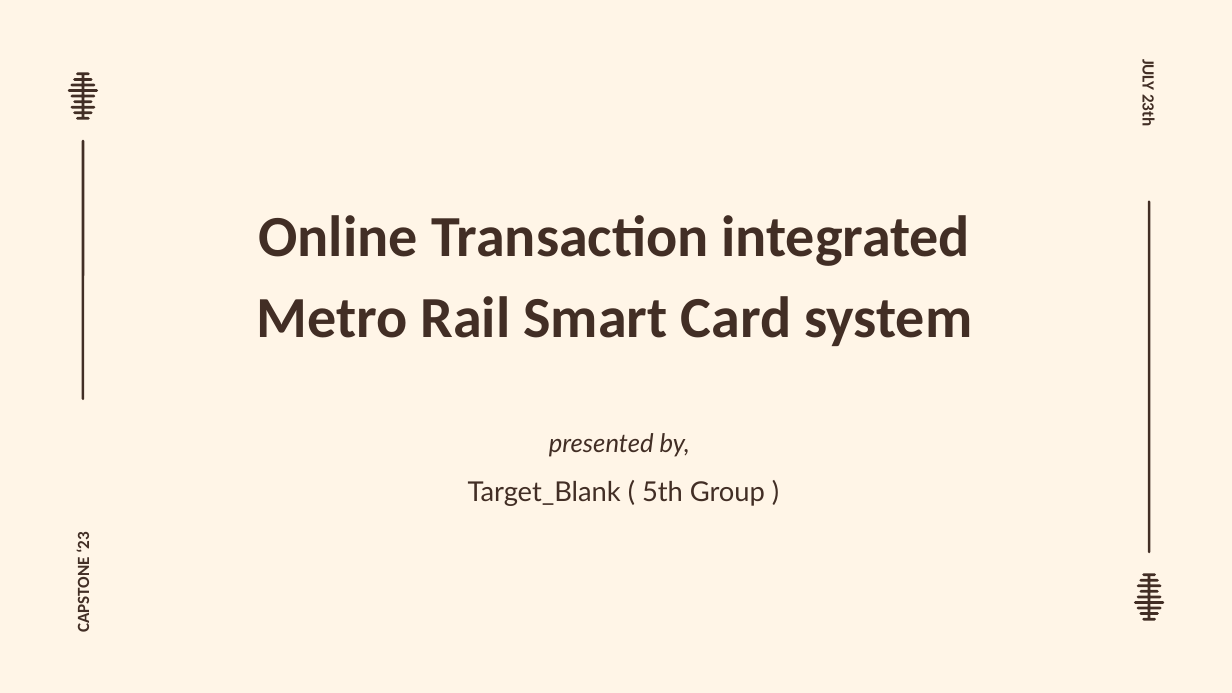
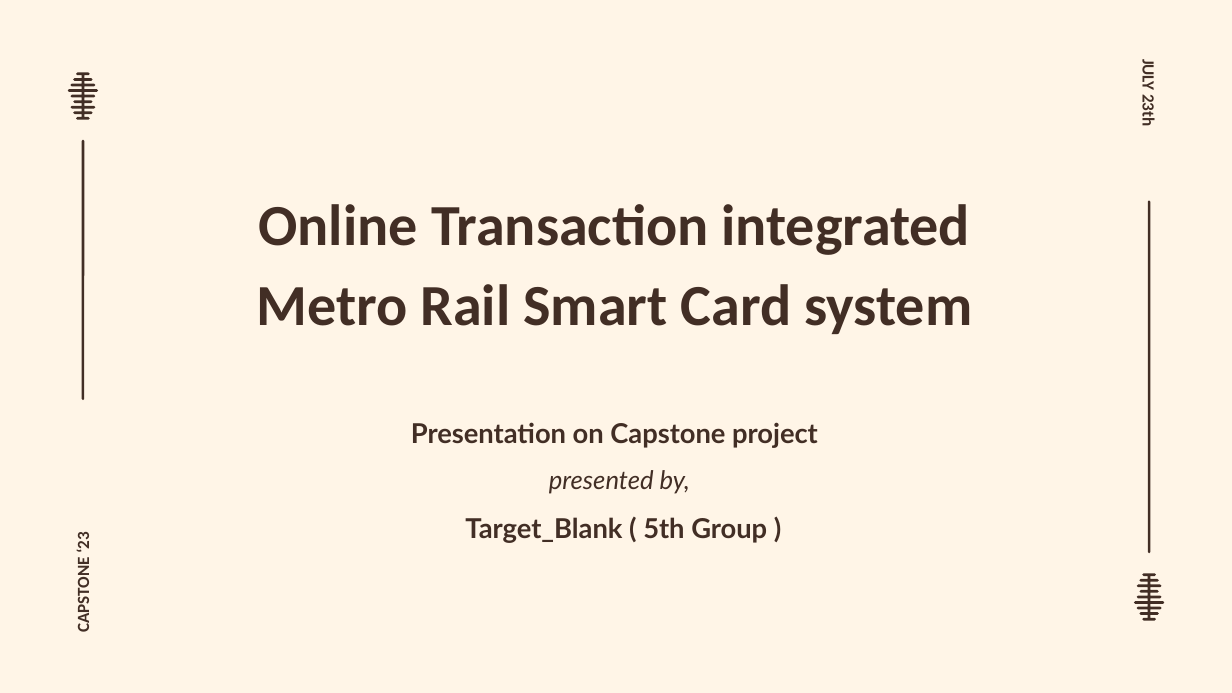
Before and after one commit to dot-ASH/metro-rail-smart-card-system, a slide deck: slide 1 of slide/Capstone.pptx. Drawn at 1232x693 pixels with LibreOffice and Linux fonts; fonts in the diff are those of the drawing; background and template pictures are left out. Boxes give left, top, right and bottom in pixels: in the first picture for what was removed or moved away, otherwise in the second. Text is boxed around its words. In the diff, an @@ line names an element or a change of style, - is before the commit and + after.

Commit message:
slide

```diff
--- a/slide/Capstone.pptx
+++ b/slide/Capstone.pptx
@@ title "Online Transaction integrated Metro Rail ...": place and size @@
-title "Online Transaction integrated Metro Rail ..." at [256,215,972,346]
+title "Online Transaction integrated Metro Rail ..." at [256,204,972,334]
@@ subtitle "Presentation on Capstone project": place and size @@
-subtitle "Presentation on Capstone project" at [468,433,765,506]
+subtitle "Presentation on Capstone project" at [411,422,818,543]
@@ subtitle at [411,422,818,448]: paragraph added @@
+Presentation on Capstone project
@@ subtitle at [465,517,767,543]: bold on in "Target_Blank ( 5th Group )" @@
```
Also in this commit, not shown: 1 other file.
